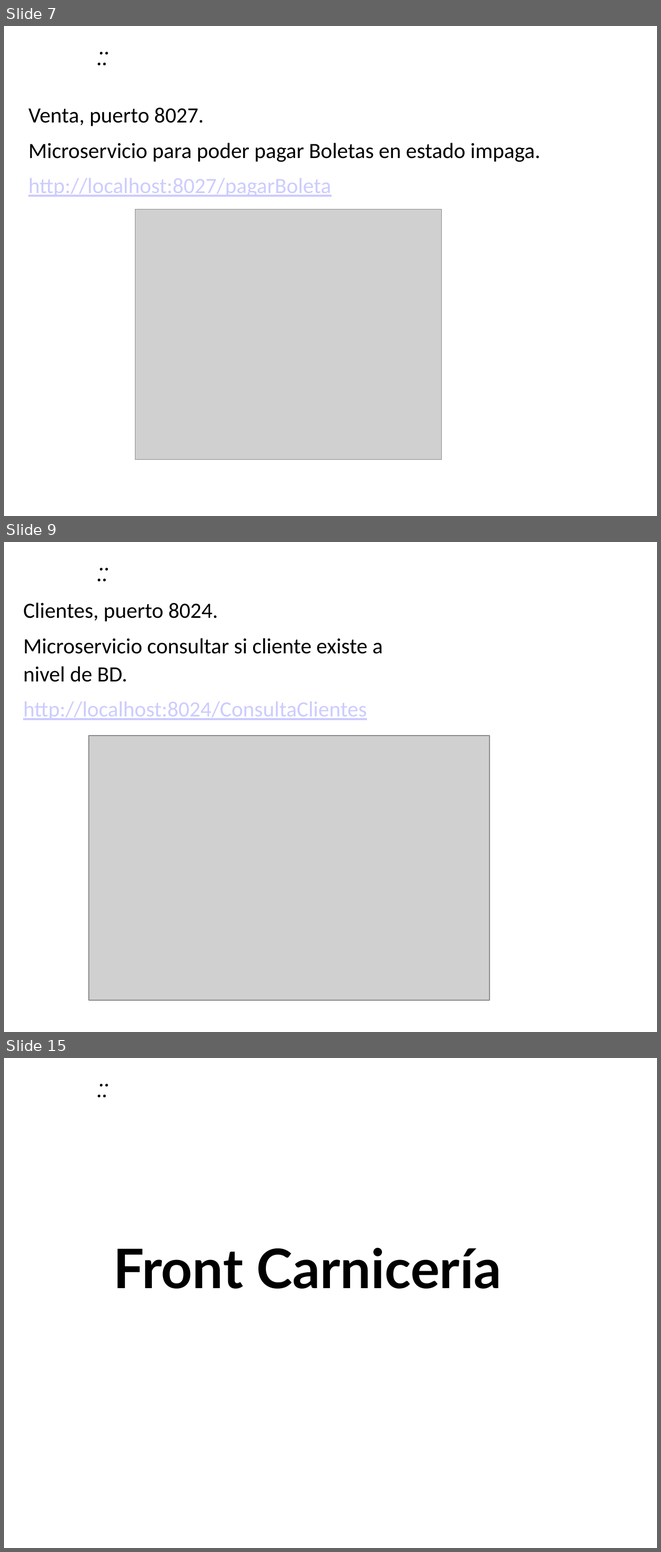
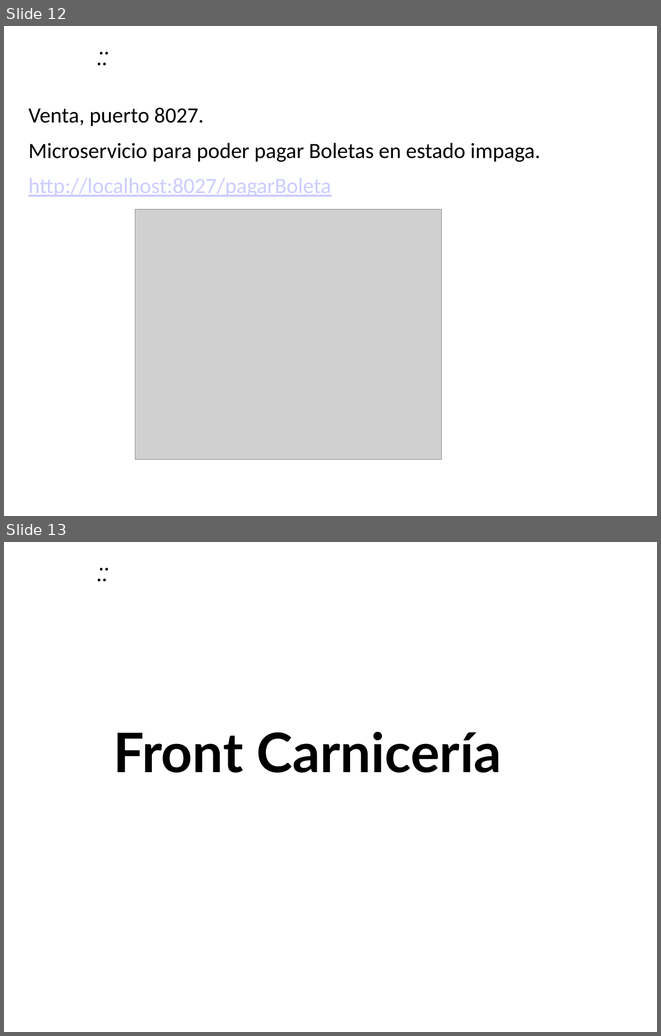
Before and after one commit to ManuelMarinRodriguez/TiaCarmen, a slide deck: Scripts y Documentación/Presentación Producto.pptx. Shown one above the other, each under a label of ours: slides 7, 9 and 15 before the commit, slides 12 and 13 after it; the slides between them are not shown. The pictures are 661x1552 and 661x1036 pixels, drawn with LibreOffice and Linux fonts; fonts in the diff are those of the drawing; grey boxes stand for pictures; background and template pictures are left out. Boxes give left, top, right and bottom in pixels: in the first picture for what was removed or moved away, otherwise in the second. Text is boxed around its words. In the diff, an @@ line names an element or a change of style, - is before the commit and + after.

```diff
--- a/Scripts y Documentación/Presentación Producto.pptx
+++ b/Scripts y Documentación/Presentación Producto.pptx
@@ slide 9 removed at [4, 542, 657, 1032], background picture (left out); not listed: 1 template element that a slide beside it also shows @@
@@ text removed at [23, 602, 383, 720] @@
-Clientes, puerto 8024.
-Microservicio consultar si cliente existe a nivel de BD.
-http://localhost:8024/ConsultaClientes
@@ picture removed at [89, 735, 490, 1000] @@
@@ what was slide 7 is now slide 12 @@
@@ what was slide 15 is now slide 13 @@
```
Also in this commit, not shown: 1 slide changed, 6 slides added, 6 other slides removed.
